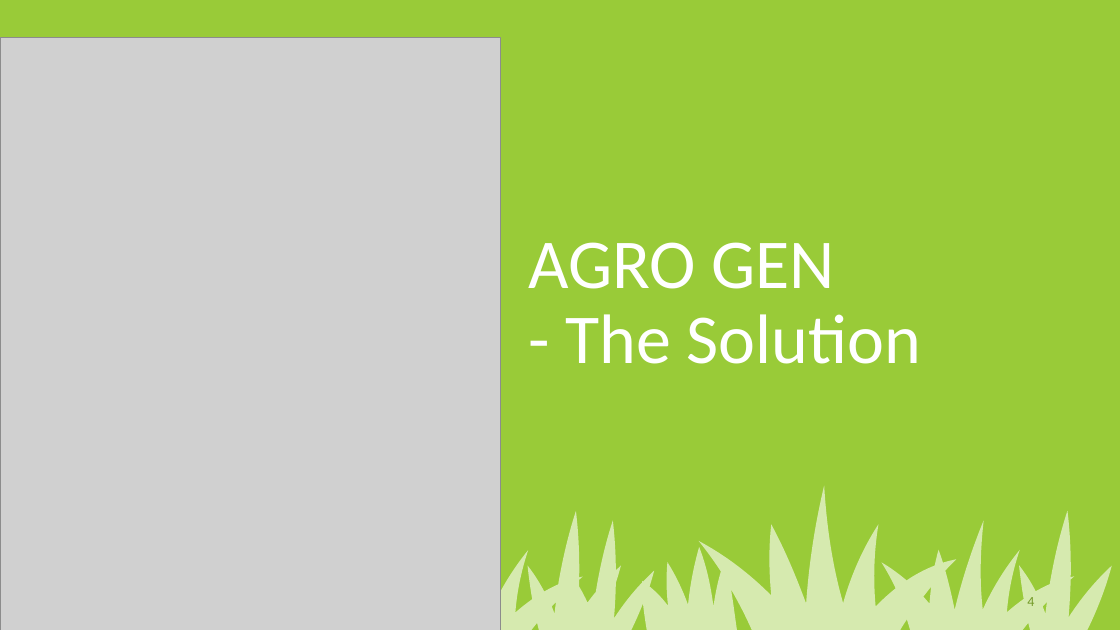
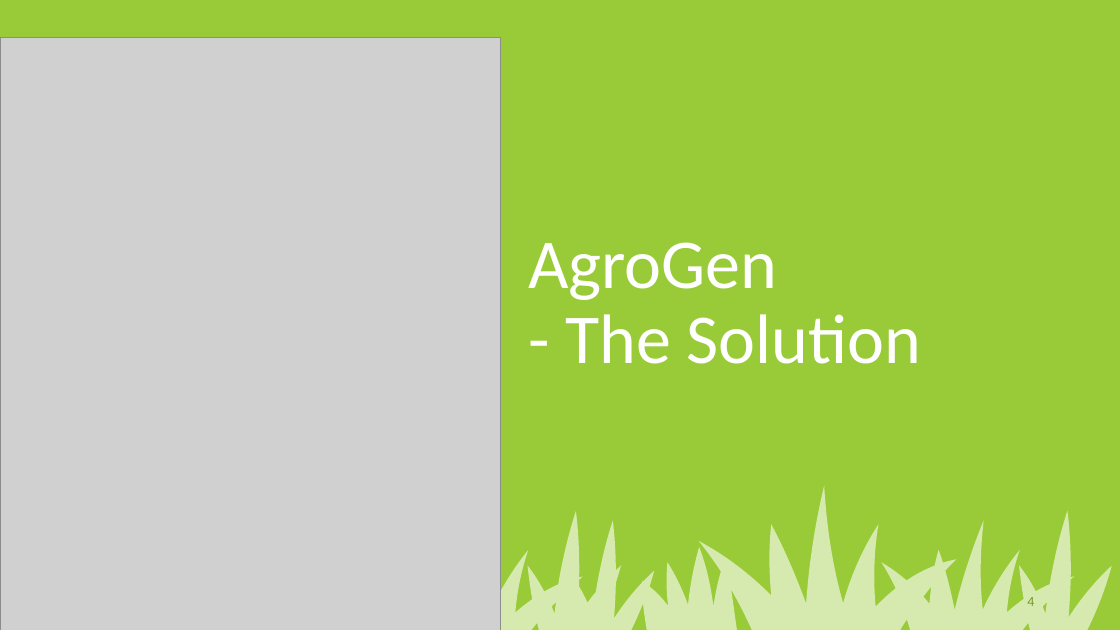
Before and after one commit to hackillinois-2022/project, a slide deck: slide 4 of AgroGen.pptx. Drawn at 1120x630 pixels with LibreOffice and Linux fonts; fonts in the diff are those of the drawing; grey boxes stand for pictures. Boxes give left, top, right and bottom in pixels: in the first picture for what was removed or moved away, otherwise in the second. Text is boxed around its words. In the diff, an @@ line names an element or a change of style, - is before the commit and + after.

```diff
--- a/AgroGen.pptx
+++ b/AgroGen.pptx
@@ title at <box>528,242,921,364</box>: text changed @@
-AGRO GEN
-- The Solution
+AgroGen
+- The Solution
```
Also in this commit, not shown: 5 other slides changed.
